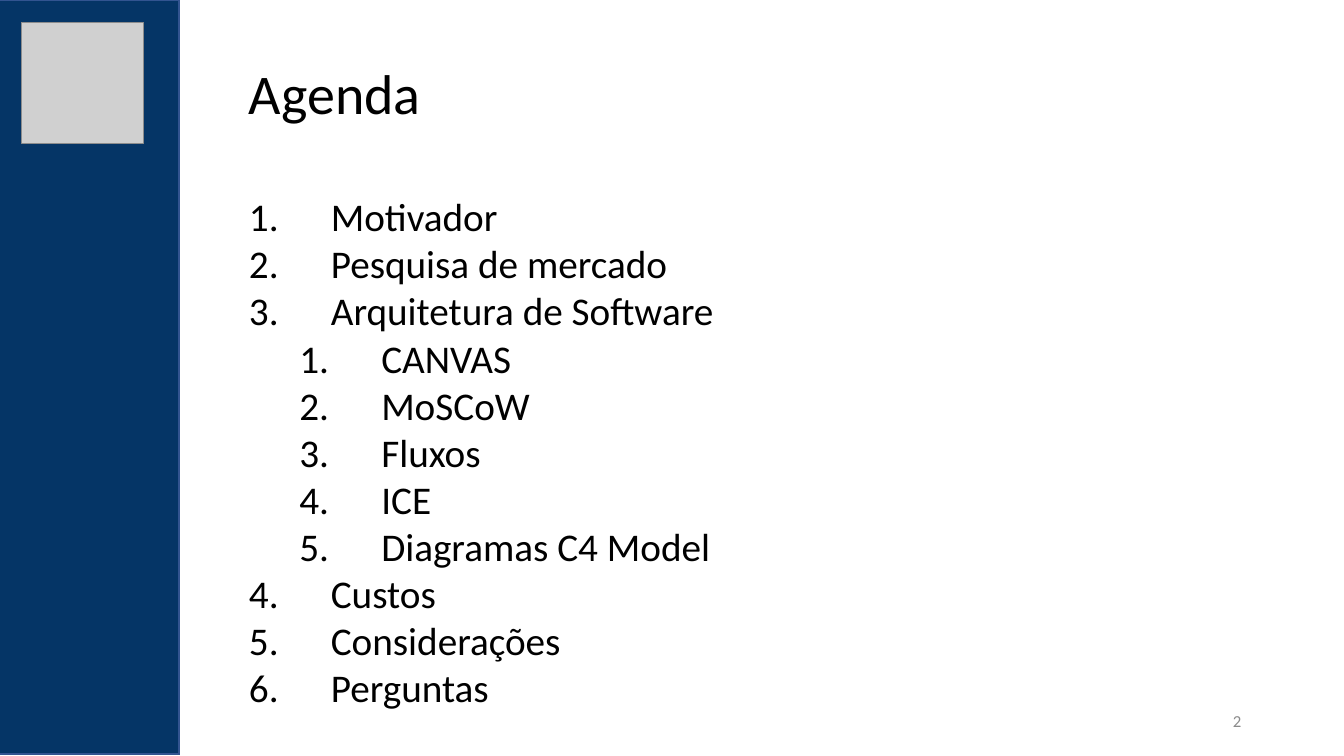
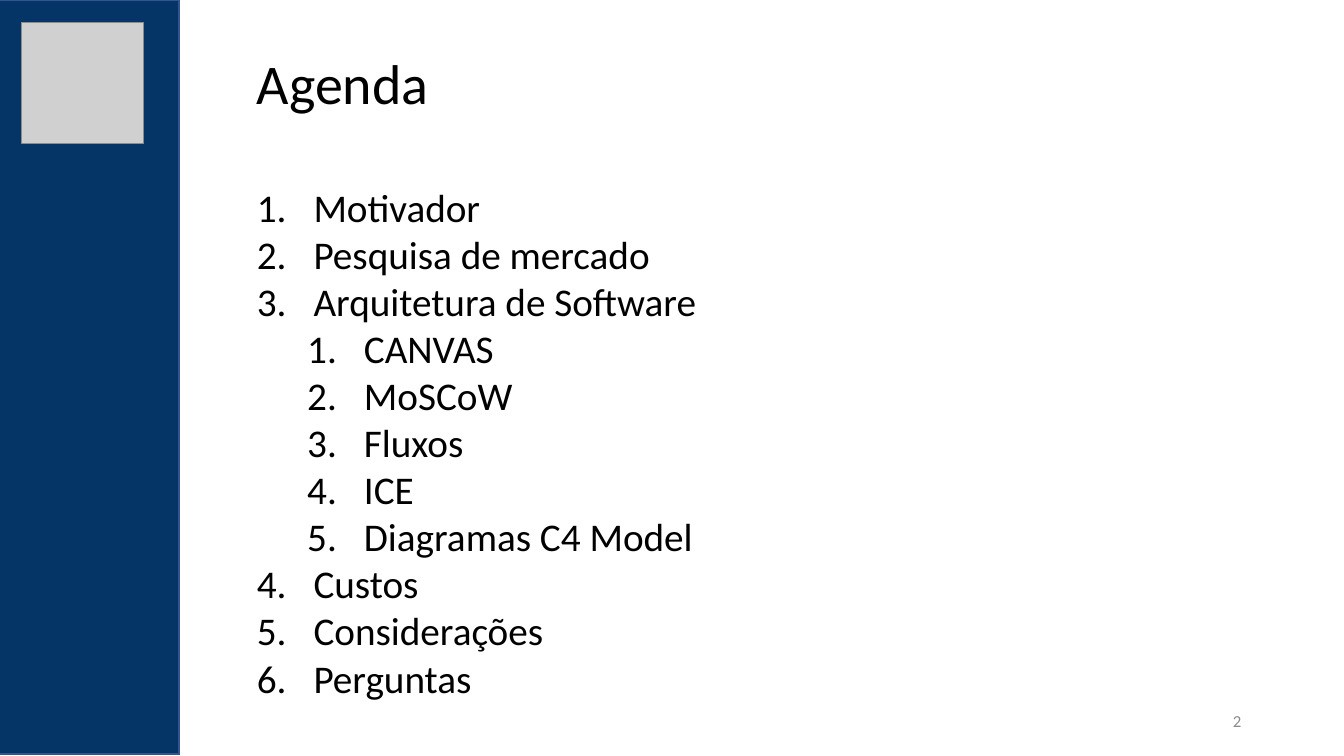
Before and after one commit to felipementel/c4-model-builder, a slide deck: slide 2 of ppt/PGPARQ01C1-2N-P1 - Arquitetura de Software.pptx. Drawn at 1344x756 pixels with LibreOffice and Linux fonts; fonts in the diff are those of the drawing; grey boxes stand for pictures. Boxes give left, top, right and bottom in pixels: in the first picture for what was removed or moved away, otherwise in the second. Text is boxed around its words. In the diff, an @@ line names an element or a change of style, - is before the commit and + after.

```diff
--- a/ppt/PGPARQ01C1-2N-P1 - Arquitetura de Software.pptx
+++ b/ppt/PGPARQ01C1-2N-P1 - Arquitetura de Software.pptx
@@ text "Agenda": place and size @@
-text "Agenda" at (249, 75, 714, 709)
+text "Agenda" at (257, 65, 696, 700)
@@ text at (314, 194, 696, 700): indent changed @@
```
Also in this commit, not shown: 7 other slides changed, 3 slides added, 13 other files.
